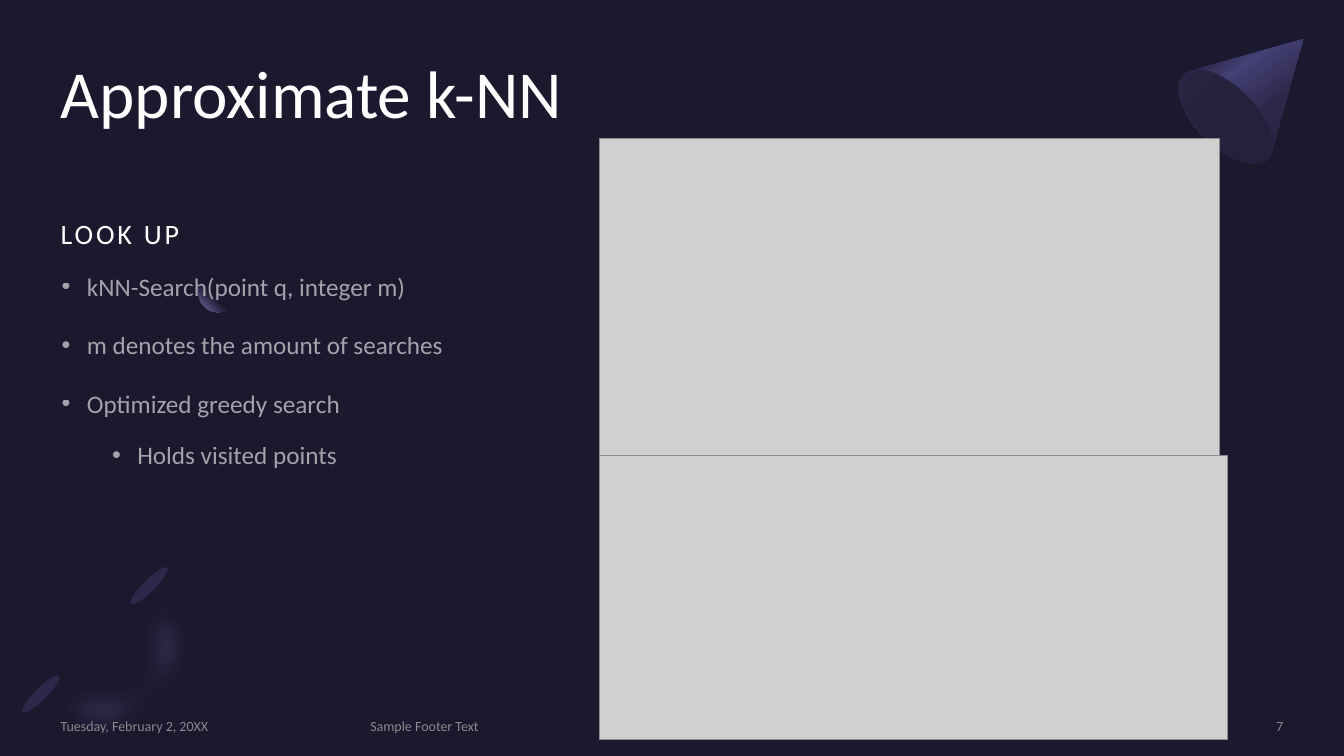
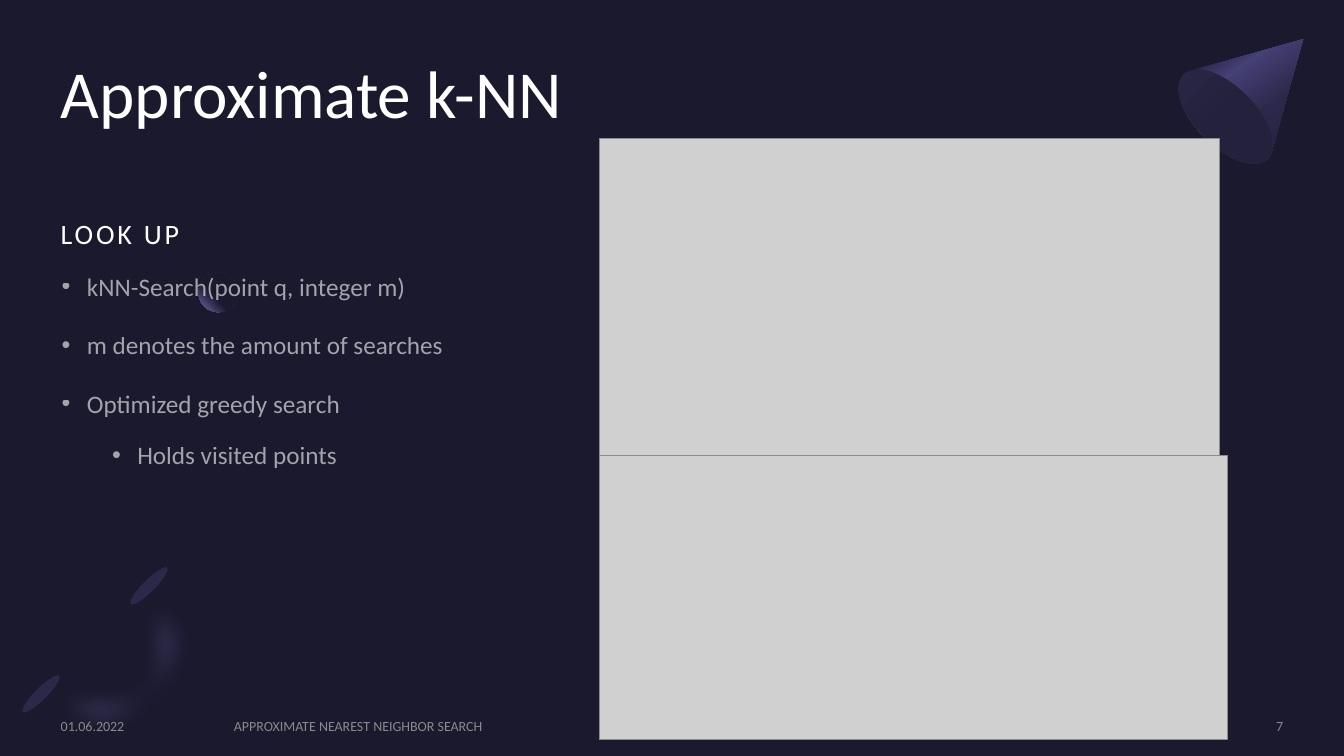
Before and after one commit to Ra0R/approximate-nearest-neighbor, a slide deck: slide 7 of presentation.pptx. Drawn at 1344x756 pixels with LibreOffice and Linux fonts; fonts in the diff are those of the drawing; grey boxes stand for pictures. Boxes give left, top, right and bottom in pixels: in the first picture for what was removed or moved away, otherwise in the second. Text is boxed around its words. In the diff, an @@ line names an element or a change of style, - is before the commit and + after.

```diff
--- a/presentation.pptx
+++ b/presentation.pptx
@@ text at (61, 722, 125, 731): text changed @@
-Tuesday, February 2, 20XX
+01.06.2022
@@ text added at (234, 722, 483, 731), 10 pt, text #A6A6A6 at 80% opacity @@
+APPROXIMATE NEAREST NEIGHBOR SEARCH
@@ text removed at (370, 721, 478, 733) @@
-Sample Footer Text
```
Also in this commit, not shown: 12 other slides changed, 1 slide added, 1 slide removed, 2 other files.
